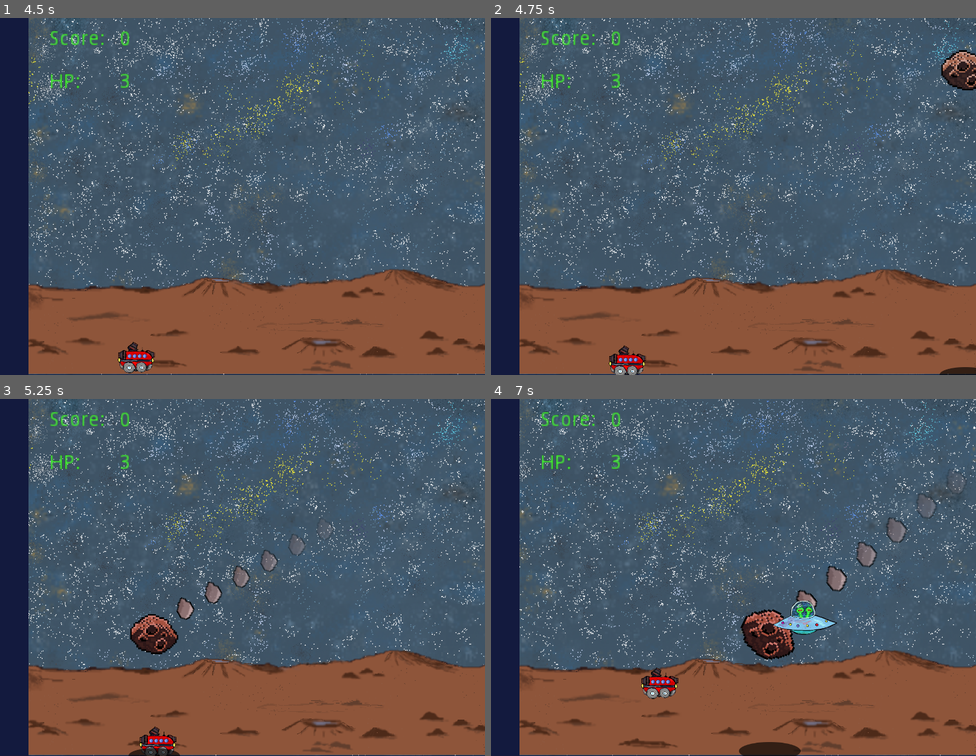
Above: before the commit, frames 1-4 (two rows, left to right).
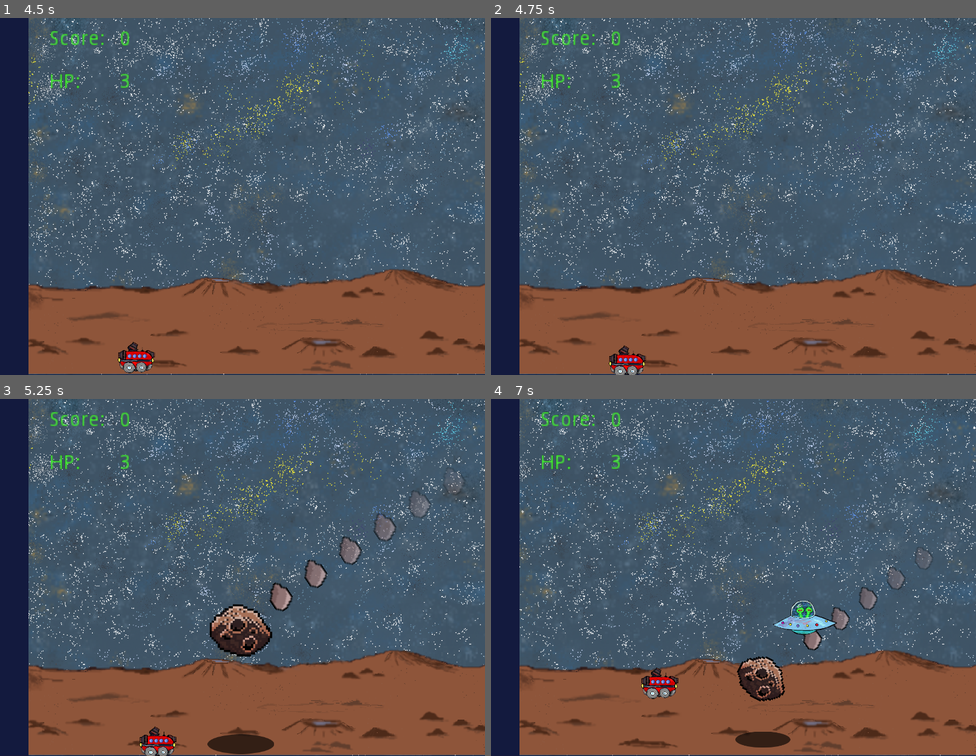
Above: after the commit, the same moments.

Repository: 13hnguyen/EchoWorld
Game: Godot game, scene res://Menus/MainMenu.tscn
Two runs of this game, one before a commit and one after it. Both use one fixed random seed, a clock stepped at 60 frames per second and the inputs below.
Inputs (mouse positions are in pixels of both pictures, inside the frame that each line leads up to):
- Up to frame 1 (4.5 s): click "NEW GAME" at 0.5 s; click (257, 150) at 1.27 s; type "Alex" at 1.35 s; click "NEW GAME" at 2 s; click "OK" at 2.75 s; hold D (move_right) 3.53-4.28 s; hold S (move_down) from 4.28 s (still down)
- Up to frame 2 (4.75 s): keep holding S (move_down)
- Up to frame 3 (5.25 s): release S (move_down) at 5.03 s; hold D (move_right) from 5.03 s (still down)
- Up to frame 4 (7 s): release D (move_right) at 5.78 s; hold W (move_up) 5.78-6.53 s; hold Left (move_left) from 6.53 s (still down)

Frame 1 is identical in both runs. In frame 2, 0.8% of the frame differs, in the area x 92-100%, y 8-100%; in frame 3, 4.8%, in the area x 26-96%, y 20-100%; in frame 4, 4.2%.

Commit message:
Asteroid fixes
Asteroid explosions no longer follow player and the asteroids now blaze red as they go down.

Diff:
--- a/Final_Project/Asteroid/Asteroid.gd
+++ b/Final_Project/Asteroid/Asteroid.gd
@@ -32,7 +32,8 @@
   # Since the shadow moves by relative location, only need to shorten the y
   $Shadow.position.y -= TravelVector.y * delta
 
-  $Anchor/Sprite.set_modulate(lerp($Anchor/Sprite.get_modulate(), Color(1,0,0,1), 0.008))
+  # Slowly make front of asteroid burn red
+  $Anchor/SpriteBlaze.set_modulate(lerp($Anchor/SpriteBlaze.get_modulate(), Color(1,0,0,1), 0.01))
 
 func _on_ShadowDetector_body_entered( body : Node ) -> void :
 
--- a/Final_Project/Asteroid/Asteroid.tscn
+++ b/Final_Project/Asteroid/Asteroid.tscn
@@ -1,9 +1,10 @@
-[gd_scene load_steps=10 format=2]
+[gd_scene load_steps=11 format=2]
 
 [ext_resource path="res://Art/Asteroid Brown.png" type="Texture" id=1]
 [ext_resource path="res://Asteroid/AsteroidShadow.tscn" type="PackedScene" id=2]
 [ext_resource path="res://Asteroid/Asteroid.gd" type="Script" id=3]
 [ext_resource path="res://Art/AsteroidTrail.png" type="Texture" id=4]
+[ext_resource path="res://Art/Asteroid Blaze.png" type="Texture" id=5]
 
 [sub_resource type="CircleShape2D" id=1]
 
@@ -42,16 +43,21 @@
 [node name="Sprite" type="Sprite" parent="Anchor"]
 texture = ExtResource( 1 )
 
+[node name="SpriteBlaze" type="Sprite" parent="Anchor"]
+texture = ExtResource( 5 )
+
 [node name="ShadowDetector" type="Area2D" parent="Anchor"]
 collision_layer = 0
 collision_mask = 16
 
 [node name="CollisionShape2D" type="CollisionShape2D" parent="Anchor/ShadowDetector"]
+visible = false
 position = Vector2( 0, 3 )
 scale = Vector2( 8, 6 )
 shape = SubResource( 1 )
 
 [node name="CollisionShape2D" type="CollisionShape2D" parent="."]
+visible = false
 position = Vector2( 0, 3 )
 scale = Vector2( 8, 6.5 )
 shape = SubResource( 2 )
--- a/Final_Project/Asteroid/AsteroidGenerator.gd
+++ b/Final_Project/Asteroid/AsteroidGenerator.gd
@@ -44,7 +44,7 @@
 
     # Create the asteroid ndoe and set it's position randomly within Min and Max
     var Asteroid = AsteroidNode.instance()
-    add_child(Asteroid)
+    get_parent().add_child(Asteroid)
 
     # Randomly hit somewhere on the ground
     var GroundHitY = rand_range(GroundMin, GroundMax)
@@ -56,15 +56,13 @@
     var x = rand_range(SpawnMin.x, SpawnMax.x)
     var y = rand_range(SpawnMin.y, SpawnMax.y)
 
-    Asteroid.position = Vector2(x, y)
+    Asteroid.position = Vector2(x, y) + global_position
 
     # Now we set the shadow within the range of Min and Max
     var Shadow = Asteroid.get_child(0)
 
     # Set position of the shadow relative to the asteroid's y axis
     Shadow.position.y = GroundHitY - y
-
-    $Sprite.position = Vector2(0,0)
 
     # Only update if we are debugging
     if DrawDebugRect :
--- a/Final_Project/Level/Level.gd
+++ b/Final_Project/Level/Level.gd
@@ -1,4 +1,9 @@
 extends Node
+
+var AsteroidGenInstance = preload("res://Asteroid/AsteroidGenerator.tscn")
+var AsteroidGen
+
+var AsteroidGenPlayerDistance = 0.0
 
 func _ready() -> void :
   # We don't want the same random numbers each time.
@@ -15,9 +20,11 @@
     hp.set_text(str(3))
 
   # Start the asteroid generation
-  var AsteroidGen = preload("res://Asteroid/AsteroidGenerator.tscn")
-  var asteroidGen = AsteroidGen.instance()
-  asteroidGen.position = Vector2(1700, -100)
+  AsteroidGen = AsteroidGenInstance.instance()
+  add_child(AsteroidGen)
+  AsteroidGen.position = Vector2(1500, -100)
+
+  AsteroidGenPlayerDistance = AsteroidGen.position.x - $Player.position.x
 
   # Add asteroid generator to canvas layer since it follows the player
   var canvasIndex = 0
@@ -25,8 +32,6 @@
     var node = get_child(n)
     if node is CanvasLayer :
       canvasIndex = n
-
-  get_child(canvasIndex).add_child(asteroidGen)
 
   #Start the enemy generation
   var EnemyGen = preload("res://Enemy/EnemyGenerator.tscn")
@@ -48,3 +53,7 @@
 
   # Start the background music playing.
   $BackgndMusic.play()
+
+
+func _process(delta):
+  AsteroidGen.position.x = $Player.position.x + AsteroidGenPlayerDistance
Binary file added: Final_Project/Art/Asteroid Blaze.png
Not shown, added: Final_Project/Art/Asteroid Blaze.png.import
